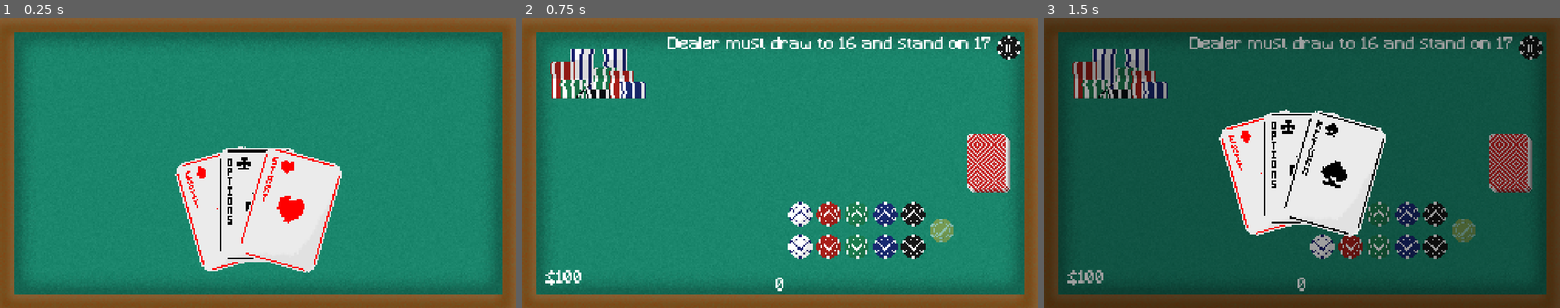
Above: before the commit, frames 1-3 (left to right).
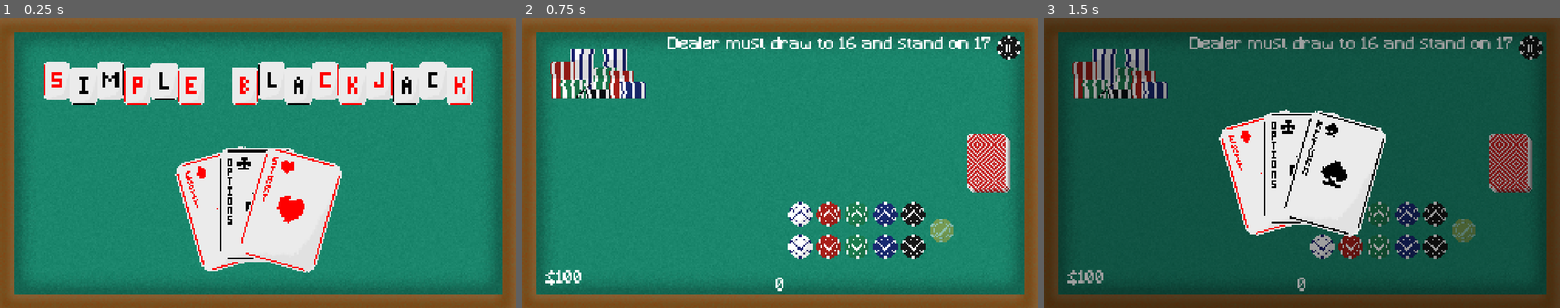
Above: after the commit, the same moments.

Repository: 7itanium/Simple-Blackjack
Game: Godot game, scene res://Scenes/menu.tscn
The game is run twice, just before and just after one commit, with the same random seed, the same clock (stepped at 60 frames per second) and the same inputs.
Inputs (mouse positions are in pixels of both pictures, inside the frame that each line leads up to):
- Up to frame 1 (0.25 s): no input
- Up to frame 2 (0.75 s): click (780, 189) at 0.5 s
- Up to frame 3 (1.5 s): click (1529, 47) at 1.25 s

The runs differ from the first frame. In frame 1, 10% of the frame differs, in the area x 8-92%, y 15-30%; in frame 2, nothing differs; in frame 3, nothing differs.

Commit message:
Menu polishing

Diff:
--- a/Scenes/betting.tscn
+++ b/Scenes/betting.tscn
@@ -636,12 +636,16 @@
 
 [node name="FeltAdd" type="AudioStreamPlayer2D" parent="."]
 stream = ExtResource("17_yqtwm")
+bus = &"SFX"
 
 [node name="FeltRemove" type="AudioStreamPlayer2D" parent="."]
 stream = ExtResource("18_laeix")
+bus = &"SFX"
 
 [node name="ChipAdd" type="AudioStreamPlayer2D" parent="."]
 stream = ExtResource("19_733qt")
+bus = &"SFX"
 
 [node name="ChipRemove" type="AudioStreamPlayer2D" parent="."]
 stream = ExtResource("20_b8jq1")
+bus = &"SFX"
--- a/Scenes/menu.tscn
+++ b/Scenes/menu.tscn
@@ -11,6 +11,7 @@
 [ext_resource type="Texture2D" uid="uid://c72fsrua8y6fd" path="res://Sprites/Buttons/StartHover.png" id="8_q3rjx"]
 [ext_resource type="Texture2D" uid="uid://c2pa6rpunxyos" path="res://Sprites/Buttons/SettingsHover.png" id="8_rfqti"]
 [ext_resource type="AudioStream" uid="uid://d3o5077usji22" path="res://Sounds/SFX/card.mp3" id="11_rfqti"]
+[ext_resource type="Texture2D" uid="uid://ckblrq6ldkq6m" path="res://Sprites/Title.png" id="12_g8i7c"]
 
 [sub_resource type="AtlasTexture" id="AtlasTexture_6mi0s"]
 atlas = ExtResource("2_158mb")
@@ -104,6 +105,12 @@
 [node name="FlipSound" type="AudioStreamPlayer2D" parent="."]
 stream = ExtResource("11_rfqti")
 volume_db = -5.0
+bus = &"SFX"
+
+[node name="Title" type="Sprite2D" parent="."]
+position = Vector2(0, -308)
+scale = Vector2(2, 2)
+texture = ExtResource("12_g8i7c")
 
 [connection signal="ready" from="." to="." method="_on_ready"]
 [connection signal="tree_entered" from="." to="." method="_on_tree_entered"]
--- a/Scenes/options.tscn
+++ b/Scenes/options.tscn
@@ -33,24 +33,26 @@
 expand_margin_bottom = 15.0
 
 [node name="Options" type="Node2D"]
+process_mode = 3
+z_index = 200
 script = ExtResource("1_hvj8k")
 
 [node name="Back Ground" type="Node" parent="."]
 
 [node name="Felt" type="Sprite2D" parent="Back Ground"]
-z_index = -20
+z_index = 101
 texture = ExtResource("1_5a0sy")
 metadata/_edit_lock_ = true
 
 [node name="Deck" type="AnimatedSprite2D" parent="Back Ground"]
-z_index = 50
+z_index = 102
 position = Vector2(775, 0)
 scale = Vector2(3, 3)
 sprite_frames = SubResource("SpriteFrames_o88n5")
 metadata/_edit_lock_ = true
 
 [node name="DealerChips" type="Sprite2D" parent="Back Ground"]
-z_index = -1
+z_index = 102
 position = Vector2(-679, -334)
 scale = Vector2(3, 3)
 texture = ExtResource("3_srb65")
@@ -61,6 +63,11 @@
 [node name="FlipSound" type="AudioStreamPlayer2D" parent="Back Ground"]
 stream = ExtResource("10_g5vgl")
 volume_db = -5.0
+bus = &"SFX"
+
+[node name="ChipPileSound" type="AudioStreamPlayer2D" parent="Back Ground"]
+stream = ExtResource("8_38txh")
+bus = &"SFX"
 
 [node name="Back" type="TextureButton" parent="."]
 offset_left = -864.0
@@ -71,10 +78,21 @@
 texture_normal = ExtResource("5_663nc")
 texture_hover = ExtResource("6_hvj8k")
 
+[node name="PauseBack" type="TextureButton" parent="."]
+offset_left = -4568.0
+offset_top = 2089.0
+offset_right = -4538.0
+offset_bottom = 2119.0
+scale = Vector2(3, 3)
+texture_normal = ExtResource("5_663nc")
+texture_hover = ExtResource("6_hvj8k")
+
 [node name="Chip" type="AudioStreamPlayer2D" parent="."]
 stream = ExtResource("8_38txh")
+bus = &"SFX"
 
 [node name="Sliders" type="Control" parent="."]
+z_index = 110
 layout_mode = 3
 anchors_preset = 0
 offset_right = 40.0
@@ -95,7 +113,9 @@
 theme_override_icons/grabber = ExtResource("9_g5vgl")
 theme_override_icons/grabber_highlight = ExtResource("9_g5vgl")
 theme_override_styles/slider = SubResource("StyleBoxTexture_5a0sy")
-value = 100.0
+max_value = 1.5
+step = 0.001
+value = 1.5
 
 [node name="SFX" type="HSlider" parent="Sliders"]
 layout_mode = 1
@@ -112,9 +132,12 @@
 theme_override_icons/grabber = ExtResource("9_g5vgl")
 theme_override_icons/grabber_highlight = ExtResource("9_g5vgl")
 theme_override_styles/slider = SubResource("StyleBoxTexture_5a0sy")
-value = 100.0
+max_value = 1.5
+step = 0.001
+value = 1.5
 
-[node name="dealerHandVal2" type="Label" parent="."]
+[node name="SFX" type="Label" parent="."]
+z_index = 110
 anchors_preset = -1
 anchor_left = -0.0575625
 anchor_top = 0.153
@@ -126,11 +149,12 @@
 offset_bottom = -165.0
 theme_override_fonts/font = ExtResource("11_srb65")
 theme_override_font_sizes/font_size = 63
-text = "SFX Volume"
+text = "SFX"
 horizontal_alignment = 1
 metadata/_edit_use_anchors_ = true
 
-[node name="dealerHandVal" type="Label" parent="."]
+[node name="Music" type="Label" parent="."]
+z_index = 110
 anchors_preset = -1
 anchor_left = -0.0575625
 anchor_top = 0.153
@@ -142,8 +166,12 @@
 offset_bottom = -376.0
 theme_override_fonts/font = ExtResource("11_srb65")
 theme_override_font_sizes/font_size = 63
-text = "Music Volume"
+text = "Music"
 horizontal_alignment = 1
 metadata/_edit_use_anchors_ = true
 
 [connection signal="pressed" from="Back" to="." method="_on_back_pressed"]
+[connection signal="pressed" from="PauseBack" to="." method="_on_pause_back_pressed"]
+[connection signal="value_changed" from="Sliders/Music" to="." method="_on_music_value_changed"]
+[connection signal="drag_ended" from="Sliders/SFX" to="." method="_on_sfx_drag_ended"]
+[connection signal="value_changed" from="Sliders/SFX" to="." method="_on_sfx_value_changed"]
--- a/Scenes/pause.tscn
+++ b/Scenes/pause.tscn
@@ -13,6 +13,7 @@
 [ext_resource type="Texture2D" uid="uid://depyae253tqko" path="res://Sprites/Buttons/PauseHover.png" id="11_r7l8j"]
 
 [node name="Pause" type="Node2D"]
+process_mode = 3
 z_index = 100
 script = ExtResource("1_54e2h")
 
@@ -29,6 +30,7 @@
 offset_bottom = 40.0
 
 [node name="Quit" type="TextureButton" parent="Button Manager"]
+process_mode = 3
 layout_mode = 0
 offset_left = -174.0
 offset_top = -115.0
@@ -71,6 +73,7 @@
 [node name="FlipSound" type="AudioStreamPlayer2D" parent="."]
 stream = ExtResource("7_0pswh")
 volume_db = -5.0
+bus = &"SFX"
 
 [node name="Pause" type="TextureButton" parent="."]
 z_index = -1
@@ -85,6 +88,9 @@
 [connection signal="mouse_entered" from="Button Manager/Quit" to="." method="_on_quit_mouse_entered"]
 [connection signal="mouse_exited" from="Button Manager/Quit" to="." method="_on_quit_mouse_exited"]
 [connection signal="pressed" from="Button Manager/Quit" to="." method="_on_quit_pressed"]
+[connection signal="mouse_entered" from="Button Manager/Settings" to="." method="_on_settings_mouse_entered"]
+[connection signal="mouse_exited" from="Button Manager/Settings" to="." method="_on_settings_mouse_exited"]
+[connection signal="pressed" from="Button Manager/Settings" to="." method="_on_settings_pressed"]
 [connection signal="mouse_entered" from="Button Manager/Return" to="." method="_on_return_mouse_entered"]
 [connection signal="mouse_exited" from="Button Manager/Return" to="." method="_on_return_mouse_exited"]
 [connection signal="pressed" from="Button Manager/Return" to="." method="_on_return_pressed"]
--- a/Scenes/table.tscn
+++ b/Scenes/table.tscn
@@ -47,13 +47,16 @@
 
 [node name="FlipSound" type="AudioStreamPlayer2D" parent="Game Manager"]
 stream = ExtResource("5_bmd77")
+bus = &"SFX"
 
 [node name="BridgeSound" type="AudioStreamPlayer2D" parent="Game Manager"]
 stream = ExtResource("8_j277j")
 volume_db = -5.0
+bus = &"SFX"
 
 [node name="ChipPileSound" type="AudioStreamPlayer2D" parent="Game Manager"]
 stream = ExtResource("4_4ntqo")
+bus = &"SFX"
 
 [node name="Stand" type="Sprite2D" parent="Game Manager"]
 visible = false
--- a/Scenes/theme_music.tscn
+++ b/Scenes/theme_music.tscn
@@ -3,6 +3,8 @@
 [ext_resource type="AudioStream" uid="uid://b1iqsa8njxdkp" path="res://Sounds/Music/theme.ogg" id="1_mtmrb"]
 
 [node name="Theme" type="AudioStreamPlayer2D"]
+process_mode = 3
 stream = ExtResource("1_mtmrb")
-volume_db = -17.0
+volume_db = -10.0
 autoplay = true
+bus = &"Music"
--- a/Scripts/game_manager.gd
+++ b/Scripts/game_manager.gd
@@ -18,7 +18,6 @@
 var new_card = preload("res://Scenes/card.tscn")
 var new_chip = preload("res://Scenes/chip.tscn")
 var bettingScene = preload("res://Scenes/betting.tscn")
-var pauseScene = preload("res://Scenes/pause.tscn")
 var liveDeck = global.deck.keys()
 var playerHand = [0, false, 0]
 var dealerHand = [0, false, 1]
--- a/Scripts/global.gd
+++ b/Scripts/global.gd
@@ -79,3 +79,7 @@
 var chipValues = [1, 5, 10, 25, 100, 1000]
 
 var paused = false
+var musicVolume = 1.5
+var sfxVolume = 1.5
+
+var pauseButtons = false
--- a/Scripts/options.gd
+++ b/Scripts/options.gd
@@ -1,10 +1,17 @@
 extends Node2D
 
 @onready var chip: AudioStreamPlayer2D = $Chip
+@onready var pile: AudioStreamPlayer2D = $"Back Ground/ChipPileSound"
+@onready var music: HSlider = $Sliders/Music
+@onready var sfx: HSlider = $Sliders/SFX
+@onready var pause_back: TextureButton = $PauseBack
+
+
 
 # Called when the node enters the scene tree for the first time.
 func _ready() -> void:
-	pass # Replace with function body.
+	music.value = global.musicVolume
+	sfx.value = global.sfxVolume
 
 
 # Called every frame. 'delta' is the elapsed time since the previous frame.
@@ -13,3 +20,21 @@
 
 func _on_back_pressed() -> void:
 	get_tree().change_scene_to_file("res://Scenes/menu.tscn")
+
+
+func _on_pause_back_pressed() -> void:
+	self.queue_free()
+	global.pauseButtons = false
+
+
+func _on_music_value_changed(value: float) -> void:
+	AudioServer.set_bus_volume_db(AudioServer.get_bus_index("Music"),linear_to_db(value))
+	global.musicVolume = music.value
+
+func _on_sfx_value_changed(value: float) -> void:
+	AudioServer.set_bus_volume_db(AudioServer.get_bus_index("SFX"),linear_to_db(value))
+	global.sfxVolume = sfx.value
+
+
+func _on_sfx_drag_ended(value_changed: bool) -> void:
+	pile.play()
--- a/Scripts/pause.gd
+++ b/Scripts/pause.gd
@@ -2,6 +2,13 @@
 
 @onready var flip_sound: AudioStreamPlayer2D = $FlipSound
 @onready var game_manager: Node = %"Game Manager"
+var optionsScene = preload("res://Scenes/options.tscn")
+var optionsRefrence
+var inOptions = false
+
+@onready var quit: TextureButton = $"Button Manager/Quit"
+@onready var settings: TextureButton = $"Button Manager/Settings"
+@onready var resume: TextureButton = $"Button Manager/Return"
 
 
 # Called when the node enters the scene tree for the first time.
@@ -11,8 +18,9 @@
 
 # Called every frame. 'delta' is the elapsed time since the previous frame.
 func _process(delta: float) -> void:
-	pass
-
+	quit.disabled = global.pauseButtons
+	settings.disabled = global.pauseButtons
+	resume.disabled = global.pauseButtons
 
 func _on_quit_pressed() -> void:
 	game_manager.unpause()
@@ -20,21 +28,39 @@
 	get_tree().change_scene_to_file("res://Scenes/menu.tscn")
 
 
+func _on_settings_pressed() -> void:
+	global.pauseButtons = true
+	var instance = optionsScene.instantiate()
+	optionsRefrence = instance
+	add_child(instance)
+	optionsRefrence.pause_back.position = Vector2(-864, 353)
+
+
 func _on_return_pressed() -> void:
 	game_manager.unpause()
 
+func playFlip():
+	if not global.pauseButtons:
+		flip_sound.play()
 
 func _on_return_mouse_entered() -> void:
-	flip_sound.play()
+	playFlip()
 
 
 func _on_return_mouse_exited() -> void:
-	flip_sound.play()
+	playFlip()
+
+func _on_settings_mouse_entered() -> void:
+	playFlip()
+
+
+func _on_settings_mouse_exited() -> void:
+	playFlip()
 
 
 func _on_quit_mouse_entered() -> void:
-	flip_sound.play()
+	playFlip()
 
 
 func _on_quit_mouse_exited() -> void:
-	flip_sound.play()
+	playFlip()
--- /dev/null
+++ b/default_bus_layout.tres
@@ -0,0 +1,15 @@
+[gd_resource type="AudioBusLayout" format=3 uid="uid://bjr16hawmhaec"]
+
+[resource]
+bus/1/name = &"Music"
+bus/1/solo = false
+bus/1/mute = false
+bus/1/bypass_fx = false
+bus/1/volume_db = 3.04252
+bus/1/send = &"Master"
+bus/2/name = &"SFX"
+bus/2/solo = false
+bus/2/mute = false
+bus/2/bypass_fx = false
+bus/2/volume_db = 3.04252
+bus/2/send = &"Master"
Binary file added: Aseprite Files/Title.aseprite
Binary file added: Aseprite Files/Title2.aseprite
Not shown: 1 places in Scenes/menu.tscn that only renumber resources
Binary file added: Sprites/Title.png
Not shown, added: Sprites/Title.png.import
Binary file added: Sprites/Title2.png
Not shown, added: Sprites/Title2.png.import
